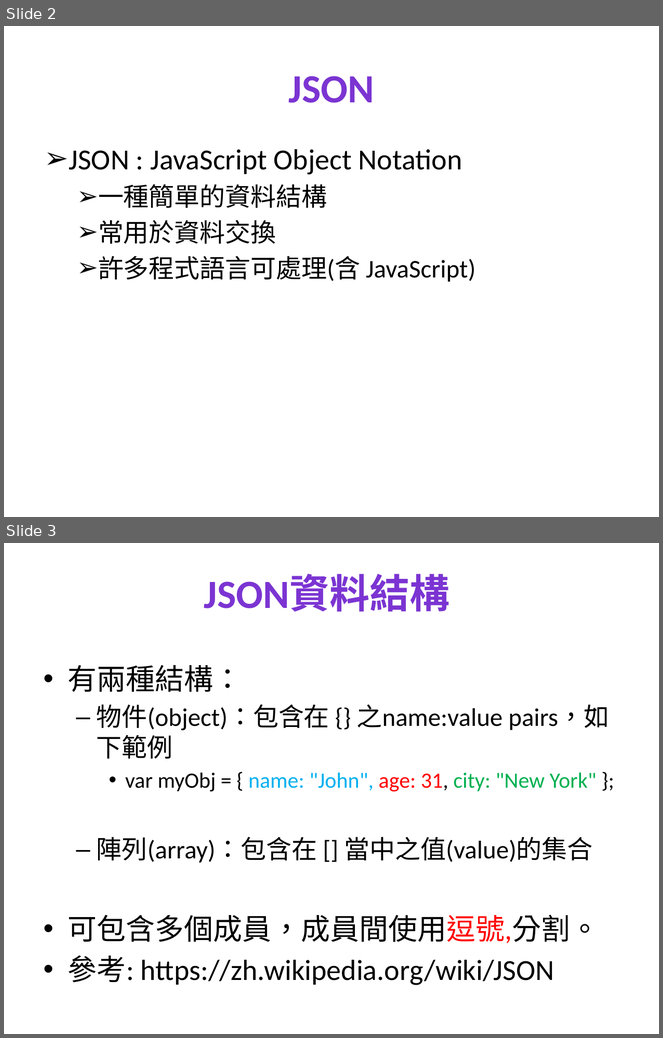
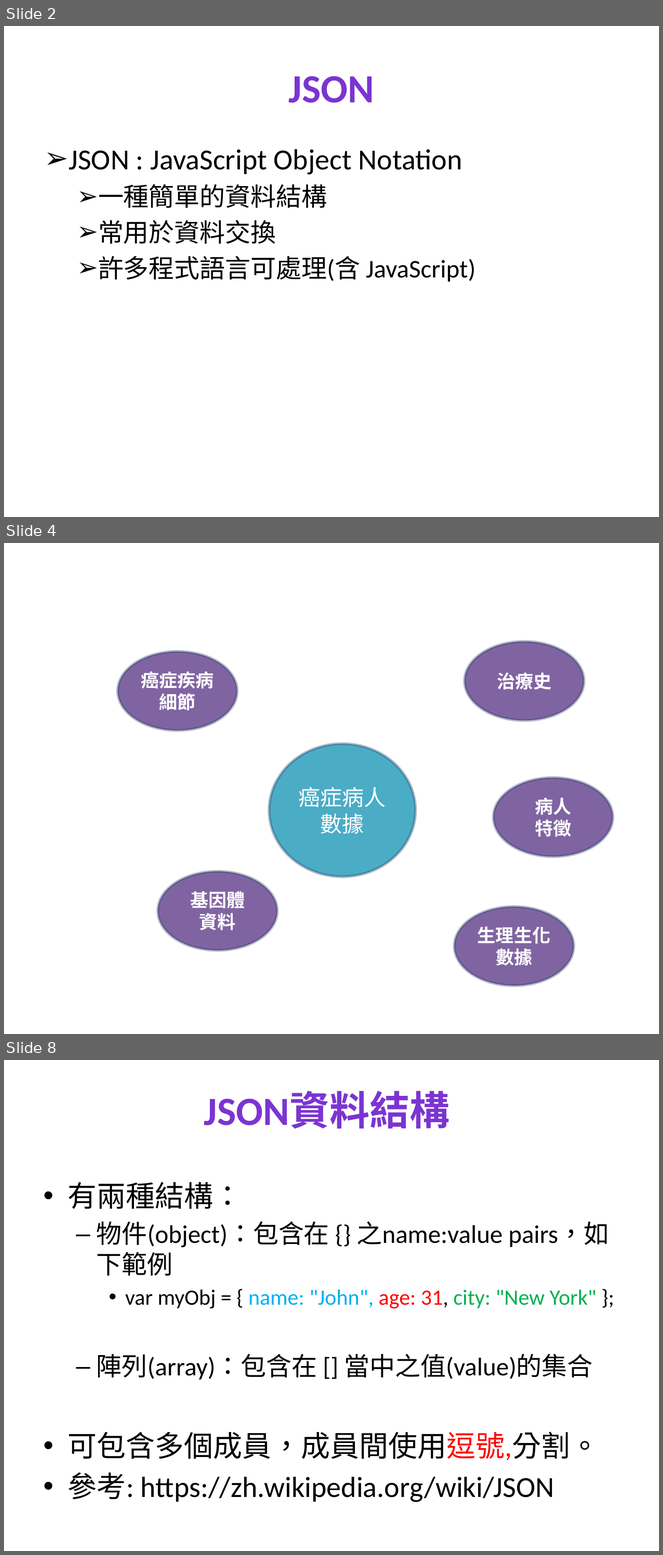
Before and after one commit to vol6781/FHIRclinicalReport, a slide deck: JSON/JSON.pptx. Shown one above the other, each under a label of ours: slides 2 and 3 before the commit, slides 2, 4 and 8 after it; the slides between them are not shown. The pictures are 663x1038 and 663x1555 pixels, drawn with LibreOffice and Linux fonts; fonts in the diff are those of the drawing; background and template pictures are left out. Boxes give left, top, right and bottom in pixels: in the first picture for what was removed or moved away, otherwise in the second. Text is boxed around its words. In the diff, an @@ line names an element or a change of style, - is before the commit and + after.

```diff
--- a/JSON/JSON.pptx
+++ b/JSON/JSON.pptx
@@ slide 4 added at box(4, 543, 659, 1034), background picture (left out) @@
@@ ellipse added at box(118, 652, 237, 731), fill #8064A2, outline #264166 3 pt, 20 pt, text #FFFFFF, bold @@
+癌症疾病細節
@@ ellipse added at box(465, 641, 584, 720), fill #8064A2, outline #264166 3 pt, 20 pt, text #FFFFFF, bold @@
+治療史
@@ ellipse added at box(269, 744, 416, 877), fill #4BACC6, outline #264166 3 pt, 24 pt, text #FFFFFF @@
+癌症病人數據
@@ ellipse added at box(493, 778, 613, 857), fill #8064A2, outline #264166 3 pt, 20 pt, text #FFFFFF, bold @@
+病人
+特徵
@@ ellipse added at box(158, 872, 277, 951), fill #8064A2, outline #264166 3 pt, 20 pt, text #FFFFFF, bold @@
+基因體
+資料
@@ ellipse added at box(454, 906, 573, 986), fill #8064A2, outline #264166 3 pt, 20 pt, text #FFFFFF, bold @@
+生理生化數據
@@ what was slide 3 is now slide 8 @@
```
Also in this commit, not shown: 4 other slides added, 3 other files.
